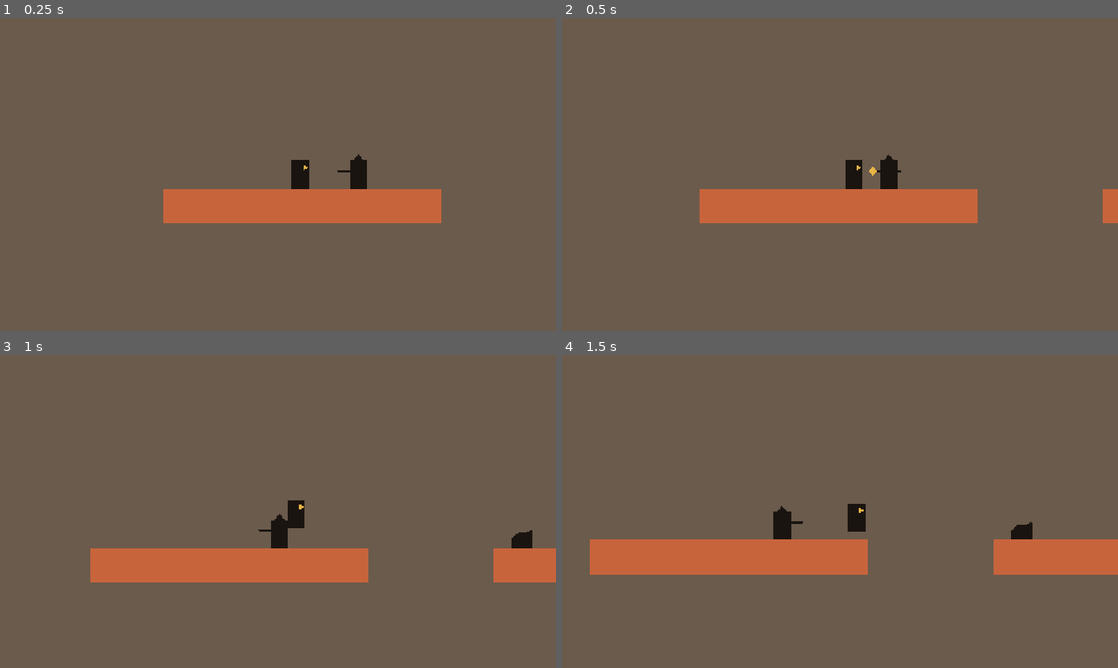
Above: before the commit, frames 1-4 (two rows, left to right).
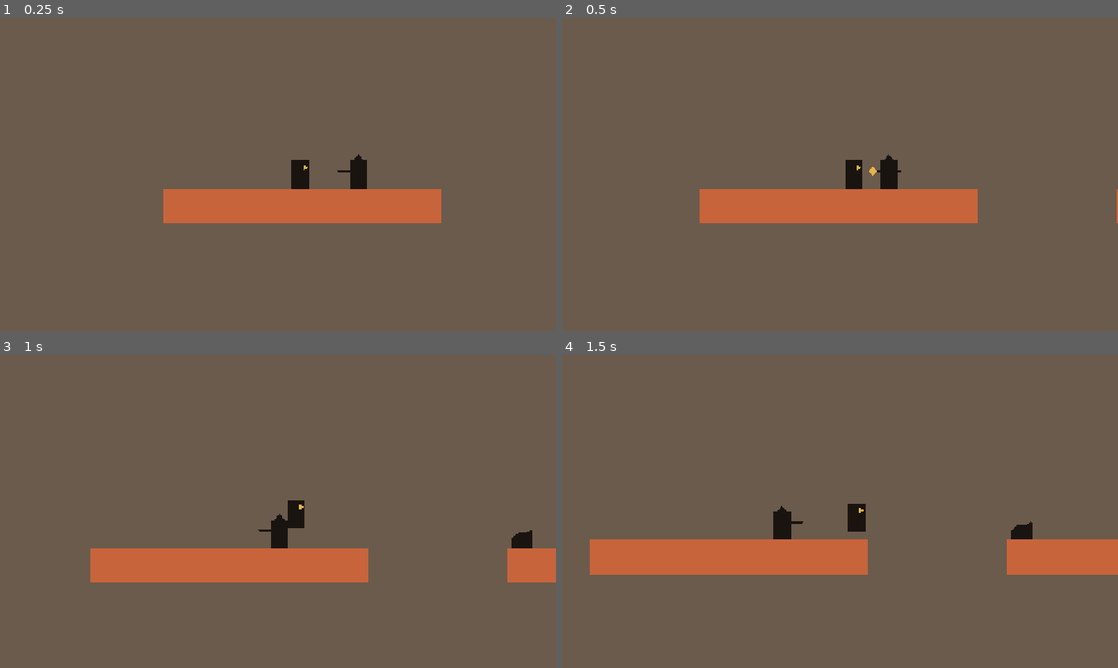
Above: after the commit, the same moments.

Repository: sphilius/medusas-price
Game: Godot game, scene res://tools/sim_enemies.tscn
Two runs of this game, one before a commit and one after it. Both use one fixed random seed, a clock stepped at 60 frames per second and the inputs below. This scene is started directly instead of the project's main scene.
Inputs:
- Up to frame 1 (0.25 s): no input
- Up to frame 2 (0.5 s): no input
- Up to frame 3 (1 s): hold D (move_right) from 0.53 s (still down); tap Space (jump) at 0.6, 0.77 s
- Up to frame 4 (1.5 s): keep holding D (move_right); tap Space (jump) at 1.07 s; tap K (gaze) at 1.35 s

Frame 1 is identical in both runs. In frame 2, 0.3% of the frame differs, in the area x 97-100%, y 54-66%; in frame 3, 0.3%; in frame 4, 0.3%.

Commit message:
Close the coyote-time bypass of the leaper gap
A full-speed jump on the last coyote frame reached x~919, so with the far
ledge at 928 her 40 px body could land without freezing the leaper. Move
LedgeFar back to x=960 and make sim_enemies try a jump on every frame from
the edge through the end of coyote time; none may clear the gap. The
frozen-leaper route still lands (x=968 even without using coyote time).

Co-Authored-By: Claude Opus 5.5 <noreply@anthropic.com>

Diff:
--- a/scenes/test_room.tscn
+++ b/scenes/test_room.tscn
@@ -10,7 +10,7 @@
 size = Vector2(640, 80)
 
 [sub_resource type="RectangleShape2D" id="Shape_LedgeFar"]
-size = Vector2(1372, 80)
+size = Vector2(1340, 80)
 
 [node name="TestRoom" type="Node2D"]
 script = ExtResource("1_room")
@@ -31,14 +31,14 @@
 polygon = PackedVector2Array(-320, -40, 320, -40, 320, 40, -320, 40)
 
 [node name="LedgeFar" type="StaticBody2D" parent="."]
-position = Vector2(1614, 640)
+position = Vector2(1630, 640)
 
 [node name="Shape" type="CollisionShape2D" parent="LedgeFar"]
 shape = SubResource("Shape_LedgeFar")
 
 [node name="Art" type="Polygon2D" parent="LedgeFar"]
 color = Color(0.784314, 0.392157, 0.231373, 1)
-polygon = PackedVector2Array(-686, -40, 686, -40, 686, 40, -686, 40)
+polygon = PackedVector2Array(-670, -40, 670, -40, 670, 40, -670, 40)
 
 [node name="Hoplite1" parent="." instance=ExtResource("4_hoplite")]
 position = Vector2(470, 568)
--- a/tools/sim_enemies.gd
+++ b/tools/sim_enemies.gd
@@ -8,7 +8,9 @@
 
 ## Gap between LedgeNear and LedgeFar in scenes/test_room.tscn (px).
 const GAP_LEFT: float = 640.0
-const GAP_RIGHT: float = 928.0
+## LedgeFar starts where a jump at the last coyote-time frame still falls short
+## (her center peaks near x=919, so her body's right edge near 939).
+const GAP_RIGHT: float = 960.0
 ## Player center y standing on either ledge.
 const LEDGE_STAND_Y: float = 568.0
 ## Half body heights (px): player 64 tall, leaper 40 tall.
@@ -143,8 +145,29 @@
 			land_x > 0.0 and absf(_player.position.y - LEDGE_STAND_Y) < 3.0)
 
 
-## Spec: "a gap too wide to jump". A full-speed jump from the very edge falls in.
+## Spec: "a gap too wide to jump". Tries a full-speed jump from the edge and then
+## from every later physics frame after leaving it, through the end of coyote
+## time (the farthest a plain jump can reach); none may land on the far ledge.
 func _test_plain_jump_falls_short() -> void:
+	var coyote_frames: int = ceili(Balance.PLAYER_COYOTE_TIME * Engine.physics_ticks_per_second) + 1
+	var jumps: int = 0
+	var cleared: int = 0
+	var best_x: float = 0.0
+	for late in range(-1, coyote_frames + 1):
+		var result: Dictionary = await _plain_jump(late)
+		if result["jumped"]:
+			jumps += 1
+			best_x = maxf(best_x, result["peak_x"])
+		if result["reached"]:
+			cleared += 1
+	_check("no plain or coyote-time jump clears the gap (%d jumps, farthest x=%.0f, ledge %.0f)" \
+			% [jumps, best_x, GAP_RIGHT], jumps > 1 and cleared == 0)
+
+
+## Run at the gap at full speed and press jump `late` physics frames after the
+## feet leave the ledge (-1 = one frame before). Reports whether a jump happened,
+## the farthest x reached at ledge height and whether she landed on the far side.
+func _plain_jump(late: int) -> Dictionary:
 	await _fresh_room()
 	for child in _room.get_children():
 		if child is Enemy:
@@ -152,21 +175,35 @@
 	await _frames(2)
 	_place_player(Vector2(400, LEDGE_STAND_Y), 1)
 	Input.action_press("move_right")
+	var off_frames: int = -1  # frames since the feet left the ledge
+	var pressed: bool = false
 	var jumped: bool = false
-	var reached_far: bool = false
+	var reached: bool = false
+	var peak_x: float = 0.0
 	for i in 150:
 		await _frames(1)
-		if not jumped and _player.position.x >= GAP_LEFT - 18.0:
+		var x: float = _player.position.x
+		if late < 0 and not pressed and x >= GAP_LEFT - 21.0:
 			Input.action_press("jump")
-			jumped = true
-		if jumped and i > 5 and _player.is_on_floor() and _player.position.x > GAP_RIGHT - 20.0:
-			reached_far = true
+			pressed = true
+		if off_frames < 0 and x > GAP_LEFT - 40.0 and not _player.is_on_floor():
+			off_frames = 0
+		elif off_frames >= 0:
+			off_frames += 1
+		if not pressed and off_frames == late:
+			Input.action_press("jump")
+			pressed = true
+		jumped = jumped or (pressed and _player.velocity.y < 0.0)
+		if _player.position.y <= LEDGE_STAND_Y:
+			peak_x = maxf(peak_x, x)
+		if i > 5 and _player.is_on_floor() and x > GAP_RIGHT - 20.0:
+			reached = true
 			break
 		if _player.position.y > LEDGE_STAND_Y + Balance.BL:
 			break
 	Input.action_release("move_right")
 	Input.action_release("jump")
-	_check("plain running jump cannot clear the gap", jumped and not reached_far)
+	return {"jumped": jumped, "reached": reached, "peak_x": peak_x}
 
 
 ## Spec: the leaper leaps only when the player is across the gap.
